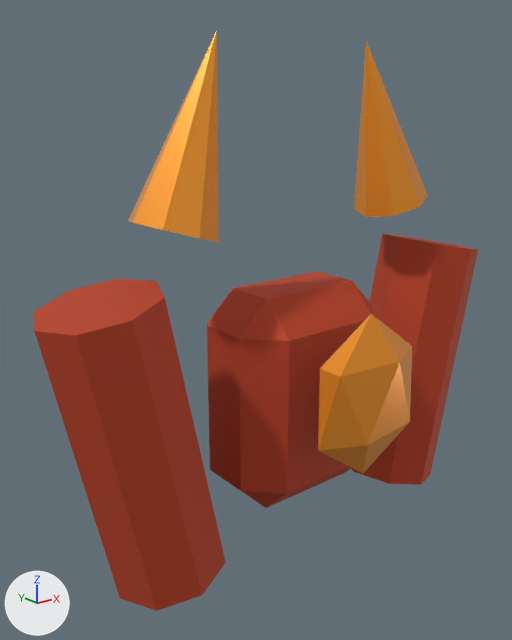
The glTF model assets/models/boss_cinder_colossus.glb, before and after one commit.
The view is the same before and after, from a 50 mm camera at (-2.29, -2.57, 2.23) aimed at (-0.24, 0.0, 1.2). Lighting does not change. The marker at lower left points along +X, +Y and +Z. The picture after the commit comes second.

The first picture shows 'boss_cinder_colossus'.
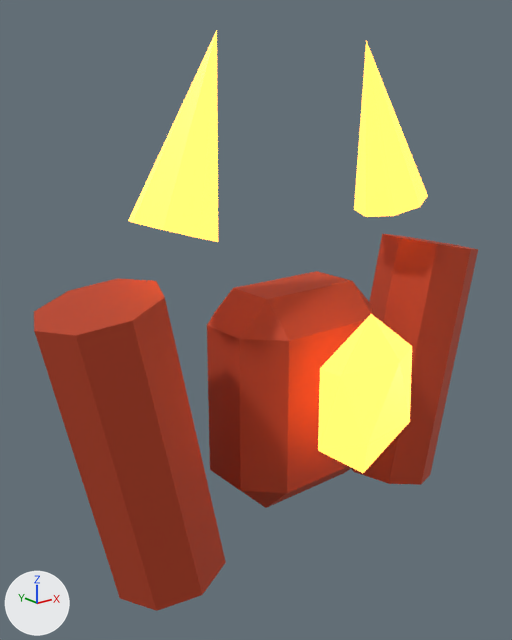
Changed parts and their boxes (x1, y1, x2, y2) in the pictures (512 x 640 px):
'boss_cinder_colossus', recoloured, surface changed (lighter)
    both: (84, 30, 464, 537)

The change, as a list of edits to the scene's bpy script:
```text
Change mat_boss_cinder_colossus_core:
    add mat_boss_cinder_colossus_core.emission_color = (1.0, 0.46, 0.076)  # orange #ffb54e
    add mat_boss_cinder_colossus_core.emission_strength = 2.2
```
